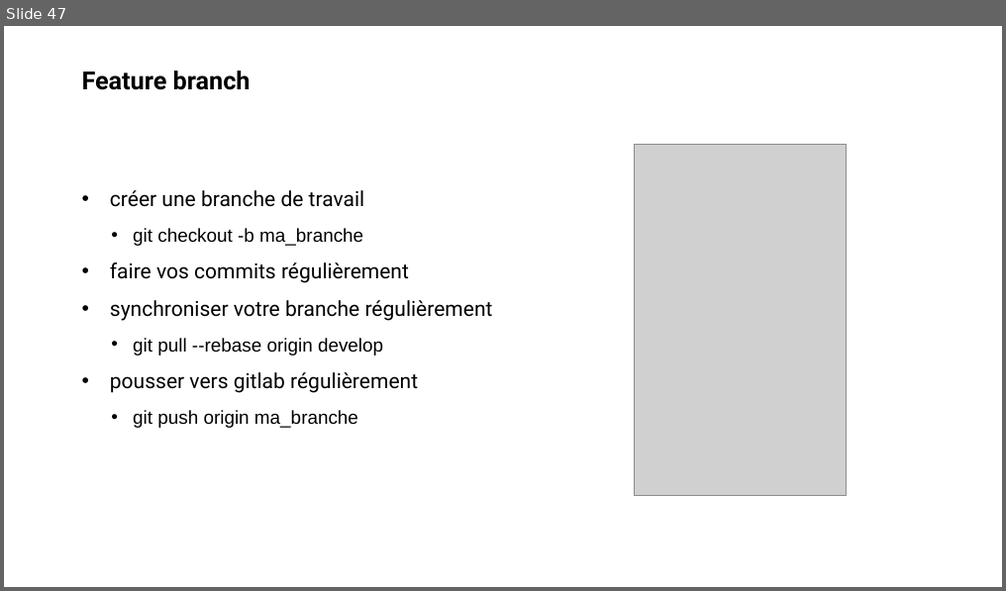
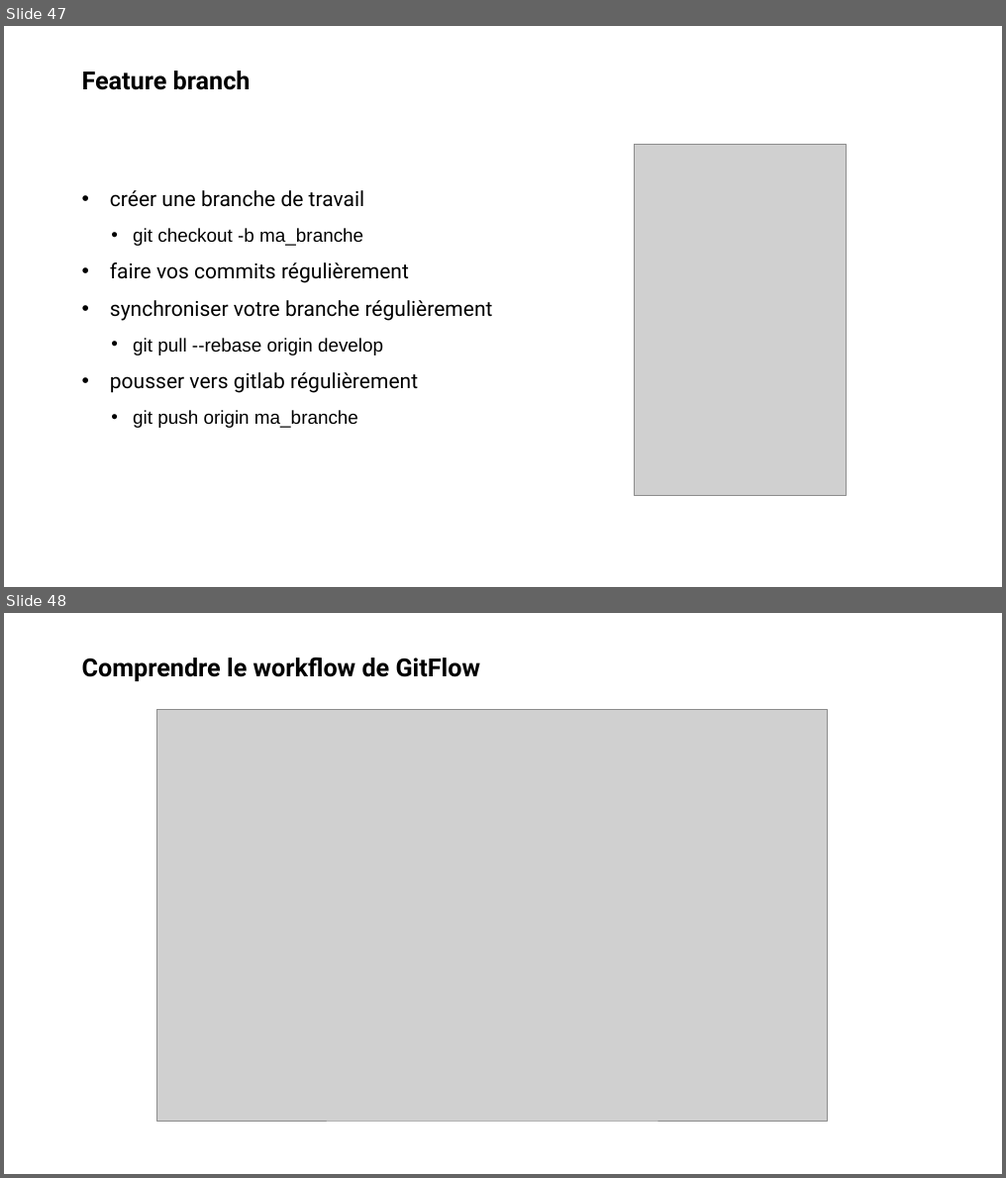
Before and after one commit to Xaviou1003/formation-git, a slide deck: Formation Git - basique.pptx. Shown one above the other, each under a label of ours: slide 47 before the commit, slides 47 and 48 after it. The pictures are 1006x591 and 1006x1178 pixels, drawn with LibreOffice and Linux fonts; fonts in the diff are those of the drawing; grey boxes stand for pictures; background and template pictures are left out. Boxes give left, top, right and bottom in pixels: in the first picture for what was removed or moved away, otherwise in the second. Text is boxed around its words. In the diff, an @@ line names an element or a change of style, - is before the commit and + after.

Commit message:
manque plus que les images

```diff
--- a/Formation Git - basique.pptx
+++ b/Formation Git - basique.pptx
@@ slide 48 added at (4, 613, 1002, 1174), background picture (left out) @@
@@ title added at (82, 658, 481, 681), 24 pt, text #000000, bold @@
+Comprendre le workflow de GitFlow
@@ picture added at (157, 710, 828, 1121) @@
```
Also in this commit, not shown: 1 slide changed, 5 other slides added.
